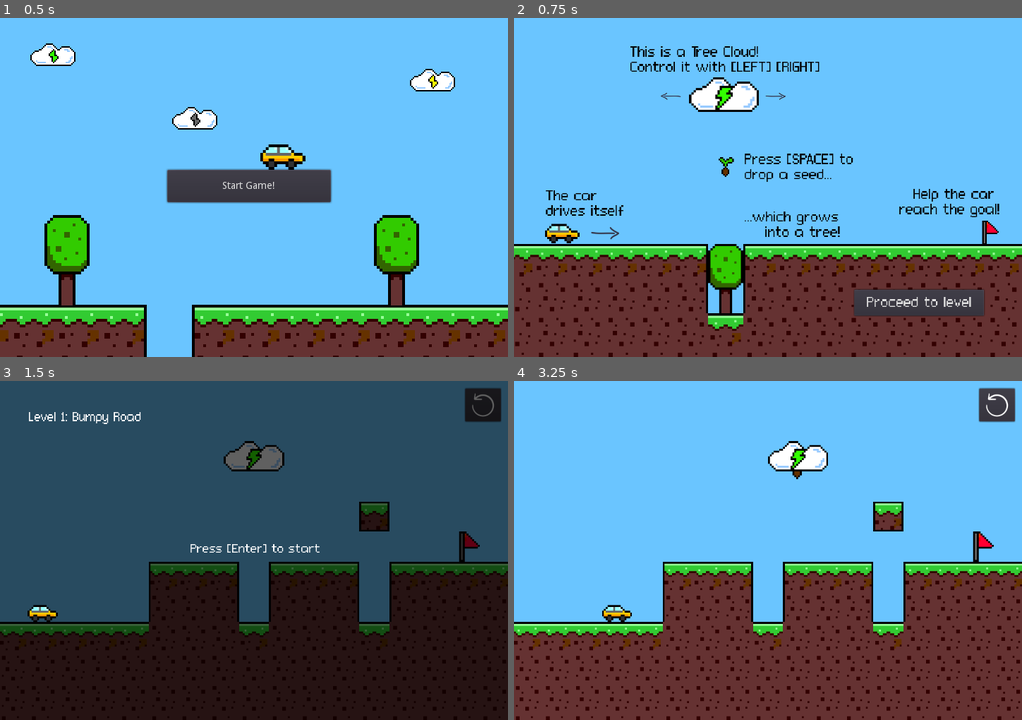
Above: before the commit, frames 1-4 (two rows, left to right).
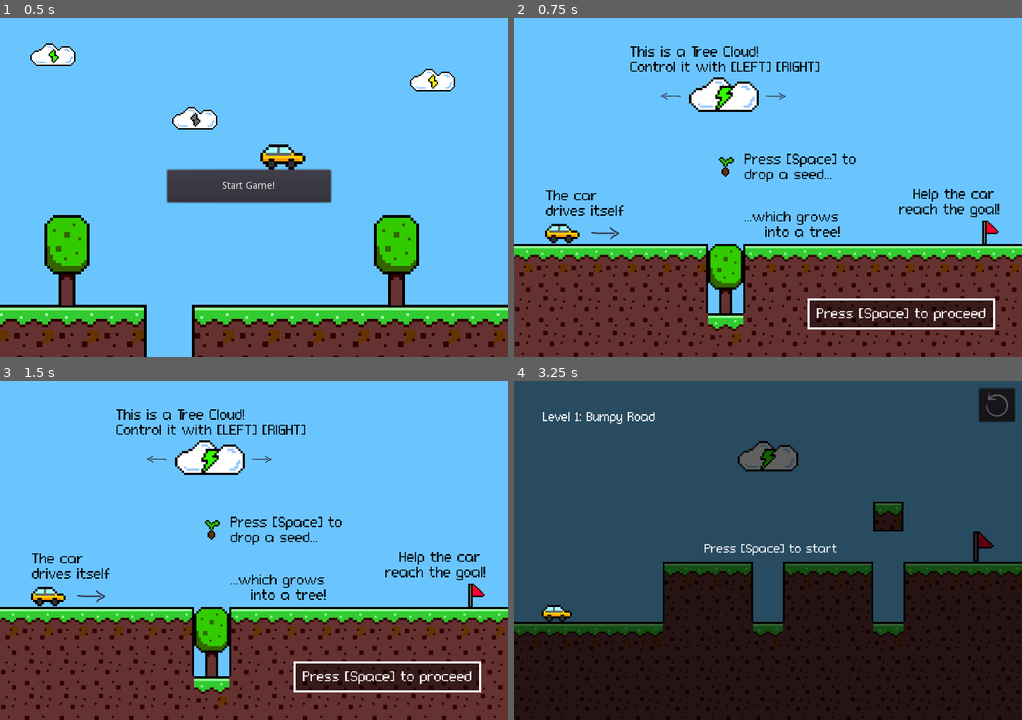
Above: after the commit, the same moments.

Repository: shiroxkuro77/Gamecraft2022
Game: Godot game, scene res://scene/game_start.tscn
The game is run twice, just before and just after one commit, with the same random seed, the same clock (stepped at 60 frames per second) and the same inputs.
Inputs (mouse positions are in pixels of both pictures, inside the frame that each line leads up to):
- Up to frame 1 (0.5 s): no input
- Up to frame 2 (0.75 s): click "Start Game!" at 0.5 s
- Up to frame 3 (1.5 s): click (406, 665) at 1.25 s, where only the run before the commit has a clickable "Proceed to level"
- Up to frame 4 (3.25 s): click (996, 404) at 2.02 s; tap Enter at 2.75 s; hold Right (move_right) from 2.78 s (still down); tap C (c) at 2.85 s; tap Space (execute) at 3.05 s

Frame 1 is identical in both runs. In frame 2, 4.1% of the frame differs, in the area x 56-95%, y 40-92%; in frame 3, 96%; in frame 4, 99%, in the area x 0-100%, y 0-100%.

Commit message:
changed press enter to press space

Diff:
--- /dev/null
+++ b/assets/label_theme1.tres
@@ -0,0 +1,24 @@
+[gd_resource type="Theme" load_steps=4 format=2]
+
+[ext_resource path="res://fonts/connection/Connection.otf" type="DynamicFontData" id=1]
+
+[sub_resource type="DynamicFont" id=1]
+size = 24
+font_data = ExtResource( 1 )
+
+[sub_resource type="StyleBoxFlat" id=2]
+bg_color = Color( 0, 0, 0, 0.458824 )
+border_width_left = 4
+border_width_top = 4
+border_width_right = 4
+border_width_bottom = 4
+border_color = Color( 1, 1, 1, 1 )
+expand_margin_left = 12.0
+expand_margin_right = 12.0
+expand_margin_top = 12.0
+expand_margin_bottom = 12.0
+
+[resource]
+Label/colors/font_color = Color( 1, 1, 1, 1 )
+Label/fonts/font = SubResource( 1 )
+Label/styles/normal = SubResource( 2 )
--- a/scene/Level1.tscn
+++ b/scene/Level1.tscn
@@ -470,7 +470,7 @@
 margin_right = 681.0
 margin_bottom = 369.0
 custom_fonts/font = SubResource( 30 )
-text = "Press [Enter] to start"
+text = "Press [Space] to start"
 
 [node name="LevelLabel" type="Label" parent="ReadyScreen"]
 margin_left = 64.0
--- a/scene/Level2.tscn
+++ b/scene/Level2.tscn
@@ -483,7 +483,7 @@
 margin_right = 681.0
 margin_bottom = 369.0
 custom_fonts/font = SubResource( 35 )
-text = "Press [Enter] to start"
+text = "Press [Space] to start"
 
 [node name="LevelLabel" type="Label" parent="ReadyScreen"]
 margin_left = 64.0
--- a/scene/Level3.tscn
+++ b/scene/Level3.tscn
@@ -567,7 +567,7 @@
 margin_right = 681.0
 margin_bottom = 369.0
 custom_fonts/font = SubResource( 32 )
-text = "Press [Enter] to start"
+text = "Press [Space] to start"
 
 [node name="LevelLabel" type="Label" parent="ReadyScreen"]
 margin_left = 64.0
--- a/scene/Level4.tscn
+++ b/scene/Level4.tscn
@@ -481,7 +481,7 @@
 margin_right = 681.0
 margin_bottom = 369.0
 custom_fonts/font = SubResource( 30 )
-text = "Press [Enter] to start"
+text = "Press [Space] to start"
 
 [node name="LevelLabel" type="Label" parent="ReadyScreen"]
 margin_left = 64.0
--- a/scene/Level5.tscn
+++ b/scene/Level5.tscn
@@ -508,7 +508,7 @@
 margin_right = 681.0
 margin_bottom = 369.0
 custom_fonts/font = SubResource( 30 )
-text = "Press [Enter] to start"
+text = "Press [Space] to start"
 
 [node name="LevelLabel" type="Label" parent="ReadyScreen"]
 margin_left = 64.0
--- a/scene/instructions_level_1.tscn
+++ b/scene/instructions_level_1.tscn
@@ -6,6 +6,7 @@
 [ext_resource path="res://assets/flag/flag(64x64).png" type="Texture" id=4]
 [ext_resource path="res://assets/clouds/cloud-green-v2(128x64).png" type="Texture" id=5]
 [ext_resource path="res://assets/Background_2.png" type="Texture" id=6]
+[ext_resource path="res://assets/label_theme1.tres" type="Theme" id=7]
 [ext_resource path="res://assets/terrain/land_terrain(64x64).png" type="Texture" id=8]
 [ext_resource path="res://fonts/connection/Connection.otf" type="DynamicFontData" id=10]
 [ext_resource path="res://assets/trees/seed(64x64).png" type="Texture" id=11]
@@ -202,10 +203,6 @@
 size = 24
 font_data = ExtResource( 10 )
 
-[sub_resource type="DynamicFont" id=6]
-size = 24
-font_data = ExtResource( 10 )
-
 [node name="instructions_level_1" type="Node2D"]
 script = ExtResource( 1 )
 
@@ -299,7 +296,7 @@
 custom_colors/font_color = Color( 0, 0, 0, 1 )
 custom_colors/font_outline_modulate = Color( 0, 0, 0, 1 )
 custom_fonts/font = SubResource( 30 )
-text = "Press [SPACE] to
+text = "Press [Space] to
 drop a seed..."
 
 [node name="TreeLbl" type="Label" parent="."]
@@ -332,12 +329,11 @@
 reach the goal!"
 align = 2
 
-[node name="Button" type="Button" parent="."]
-margin_left = 557.0
-margin_top = 564.0
-margin_right = 796.0
-margin_bottom = 612.0
-custom_fonts/font = SubResource( 6 )
-text = "Proceed to level"
-
-[connection signal="pressed" from="Button" to="." method="_on_Button_pressed"]
+[node name="ContinueLbl" type="Label" parent="."]
+margin_left = 483.0
+margin_top = 592.0
+margin_right = 805.0
+margin_bottom = 625.0
+rect_pivot_offset = Vector2( 244, 13 )
+theme = ExtResource( 7 )
+text = "Press [Space] to proceed"
--- a/scene/instructions_level_2.tscn
+++ b/scene/instructions_level_2.tscn
@@ -8,6 +8,7 @@
 [ext_resource path="res://assets/Background_2.png" type="Texture" id=6]
 [ext_resource path="res://assets/tornado/wind(64x64).png" type="Texture" id=7]
 [ext_resource path="res://assets/terrain/land_terrain(64x64).png" type="Texture" id=8]
+[ext_resource path="res://assets/label_theme1.tres" type="Theme" id=9]
 [ext_resource path="res://fonts/connection/Connection.otf" type="DynamicFontData" id=10]
 
 [sub_resource type="TileSet" id=2]
@@ -130,10 +131,6 @@
 size = 24
 font_data = ExtResource( 10 )
 
-[sub_resource type="DynamicFont" id=6]
-size = 24
-font_data = ExtResource( 10 )
-
 [node name="instructions_level_2" type="Node2D"]
 script = ExtResource( 1 )
 
@@ -193,7 +190,7 @@
 custom_colors/font_color = Color( 0, 0, 0, 1 )
 custom_colors/font_outline_modulate = Color( 0, 0, 0, 1 )
 custom_fonts/font = SubResource( 5 )
-text = "Press [SPACE] to
+text = "Press [Space] to
 reverse the car's
             direction!"
 
@@ -270,12 +267,11 @@
 text = "**car must be
    on solid ground"
 
-[node name="Button" type="Button" parent="."]
-margin_left = 337.0
-margin_top = 538.0
-margin_right = 576.0
-margin_bottom = 586.0
-custom_fonts/font = SubResource( 6 )
-text = "Proceed to level"
-
-[connection signal="pressed" from="Button" to="." method="_on_Button_pressed"]
+[node name="ContinueLbl" type="Label" parent="."]
+margin_left = 245.0
+margin_top = 543.0
+margin_right = 567.0
+margin_bottom = 576.0
+rect_pivot_offset = Vector2( 244, 13 )
+theme = ExtResource( 9 )
+text = "Press [Space] to proceed"
--- a/scene/instructions_level_3.tscn
+++ b/scene/instructions_level_3.tscn
@@ -8,6 +8,7 @@
 [ext_resource path="res://assets/Background_2.png" type="Texture" id=6]
 [ext_resource path="res://assets/clouds/cloud-green-v2(128x64).png" type="Texture" id=7]
 [ext_resource path="res://assets/terrain/land_terrain(64x64).png" type="Texture" id=8]
+[ext_resource path="res://assets/label_theme1.tres" type="Theme" id=9]
 [ext_resource path="res://fonts/connection/Connection.otf" type="DynamicFontData" id=10]
 
 [sub_resource type="TileSet" id=2]
@@ -130,10 +131,6 @@
 size = 24
 font_data = ExtResource( 10 )
 
-[sub_resource type="DynamicFont" id=6]
-size = 24
-font_data = ExtResource( 10 )
-
 [sub_resource type="DynamicFont" id=7]
 size = 24
 font_data = ExtResource( 10 )
@@ -188,7 +185,7 @@
 custom_colors/font_color = Color( 0, 0, 0, 1 )
 custom_colors/font_outline_modulate = Color( 0, 0, 0, 1 )
 custom_fonts/font = SubResource( 5 )
-text = "Press [SPACE]
+text = "Press [Space]
 to destroy a tree!"
 
 [node name="LightningSprite" type="Sprite" parent="."]
@@ -196,14 +193,6 @@
 position = Vector2( 215, 293 )
 scale = Vector2( 0.7, 0.7 )
 texture = ExtResource( 2 )
-
-[node name="Button" type="Button" parent="."]
-margin_left = 339.0
-margin_top = 520.0
-margin_right = 578.0
-margin_bottom = 568.0
-custom_fonts/font = SubResource( 6 )
-text = "Proceed to level"
 
 [node name="CloudSwapLbl" type="Label" parent="."]
 margin_left = 377.0
@@ -287,4 +276,11 @@
 expand = true
 stretch_mode = 6
 
-[connection signal="pressed" from="Button" to="." method="_on_Button_pressed"]
+[node name="ContinueLbl" type="Label" parent="."]
+margin_left = 244.0
+margin_top = 527.0
+margin_right = 566.0
+margin_bottom = 560.0
+rect_pivot_offset = Vector2( 244, 13 )
+theme = ExtResource( 9 )
+text = "Press [Space] to proceed"
--- a/script/Main.gd
+++ b/script/Main.gd
@@ -11,14 +11,14 @@
 #		$Car.trigger_move_right()
 
 
-
-
-func _on_Button_pressed():
-	if name == "instructions_level_1":
-		get_tree().change_scene("res://scene/Level1.tscn")
-
-	if name == "instructions_level_2":
-		get_tree().change_scene("res://scene/Level2.tscn")
-
-	if name == "instructions_level_3":
-		get_tree().change_scene("res://scene/Level3.tscn")
+func _process(delta):
+	if name.begins_with("instructions") and Input.is_action_just_released("execute"):
+		if name == "instructions_level_1":
+			get_tree().change_scene("res://scene/Level1.tscn")
+			return
+		if name == "instructions_level_2":
+			get_tree().change_scene("res://scene/Level2.tscn")
+			return
+		if name == "instructions_level_3":
+			get_tree().change_scene("res://scene/Level3.tscn")
+			return
--- a/script/level_script.gd
+++ b/script/level_script.gd
@@ -15,7 +15,7 @@
 
 # Called every frame. 'delta' is the elapsed time since the previous frame.
 func _process(delta):
-	if is_ready == false and Input.is_key_pressed(KEY_ENTER):
+	if is_ready == false and Input.is_action_just_released("execute"):
 		is_ready = true
 		$ReadyScreen.hide()
 		$Car.start_moving()
